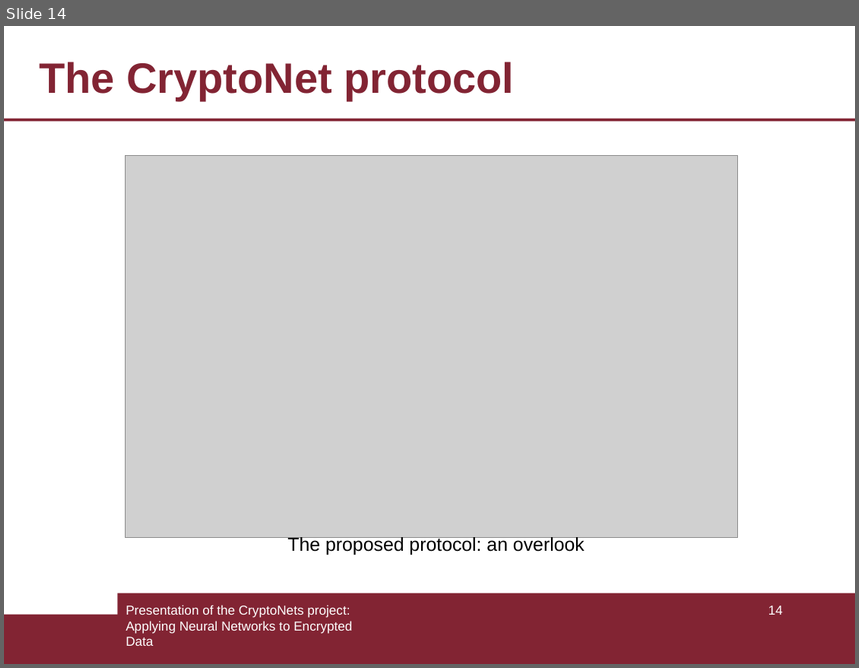
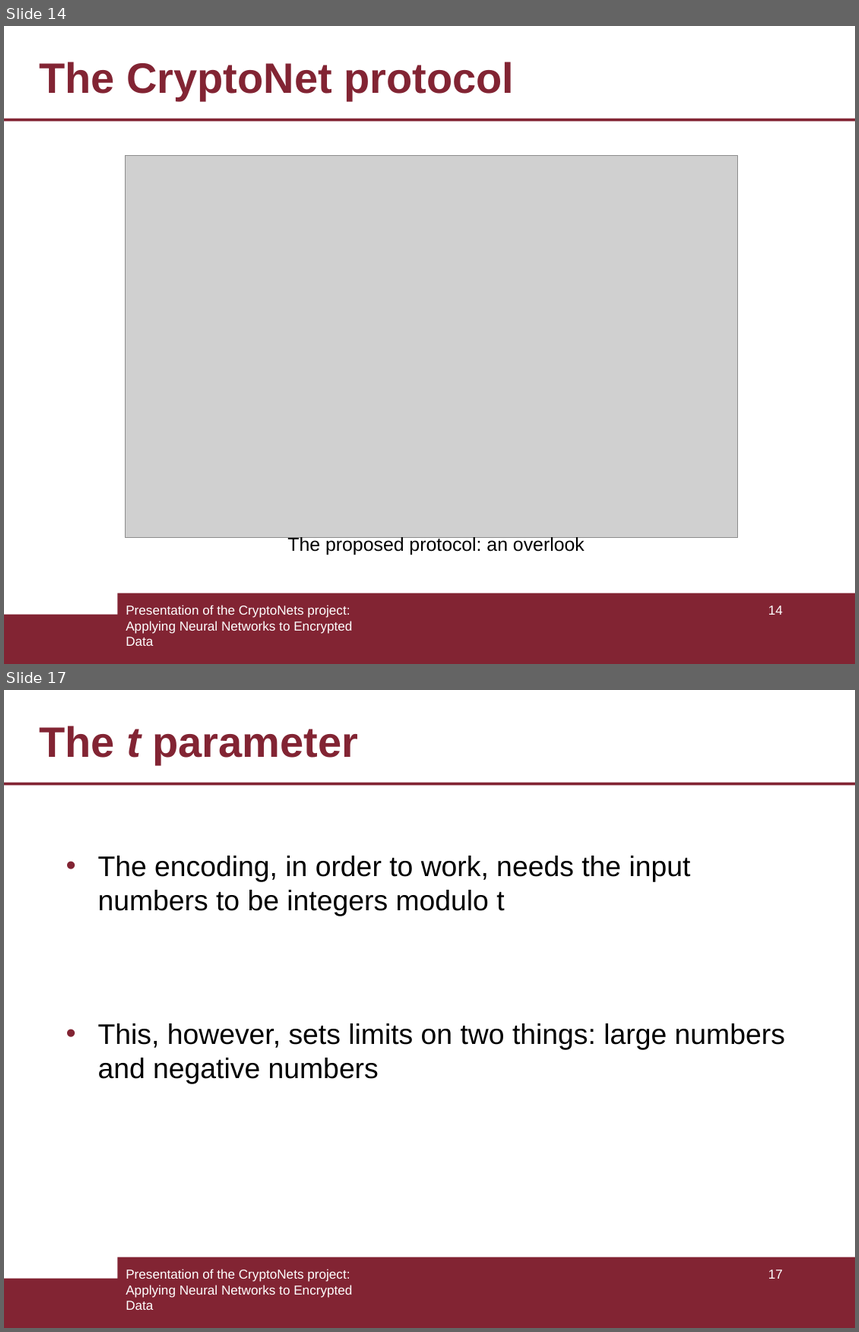
Before and after one commit to armandofln/CryptoNets-with-Python, a slide deck: slides/slide.odp. Shown one above the other, each under a label of ours: slide 14 before the commit, slides 14 and 17 after it; the slides between them are not shown. The pictures are 859x668 and 859x1332 pixels, drawn with LibreOffice and Linux fonts; fonts in the diff are those of the drawing; grey boxes stand for pictures. Boxes give left, top, right and bottom in pixels: in the first picture for what was removed or moved away, otherwise in the second. Text is boxed around its words. In the diff, an @@ line names an element or a change of style, - is before the commit and + after.

```diff
--- a/slides/slide.odp
+++ b/slides/slide.odp
@@ slide 17 added at box(4, 690, 855, 1328), background #FFFFFF; not listed: 2 template elements that a slide beside it also shows @@
@@ title added at box(39, 726, 359, 764), 36 pt, text #822433, bold @@
+The t parameter
@@ line added from (4, 783) to (855, 783), #822433 2.3 pt @@
@@ text added at box(98, 856, 691, 916), 24 pt, text #000000 @@
+• The encoding, in order to work, needs the input numbers to be integers modulo t
@@ text added at box(98, 1024, 785, 1084), 24 pt, text #000000 @@
+• This, however, sets limits on two things: large numbers and negative numbers
@@ text added at box(126, 1269, 352, 1310), 11 pt, text #FFFFFF @@
+Presentation of the CryptoNets project: Applying Neural Networks to Encrypted Data
@@ page number added at box(769, 1270, 783, 1279), 11 pt, text #FFFFFF @@
+17
```
Also in this commit, not shown: 5 slides changed, 1 other slide added.
